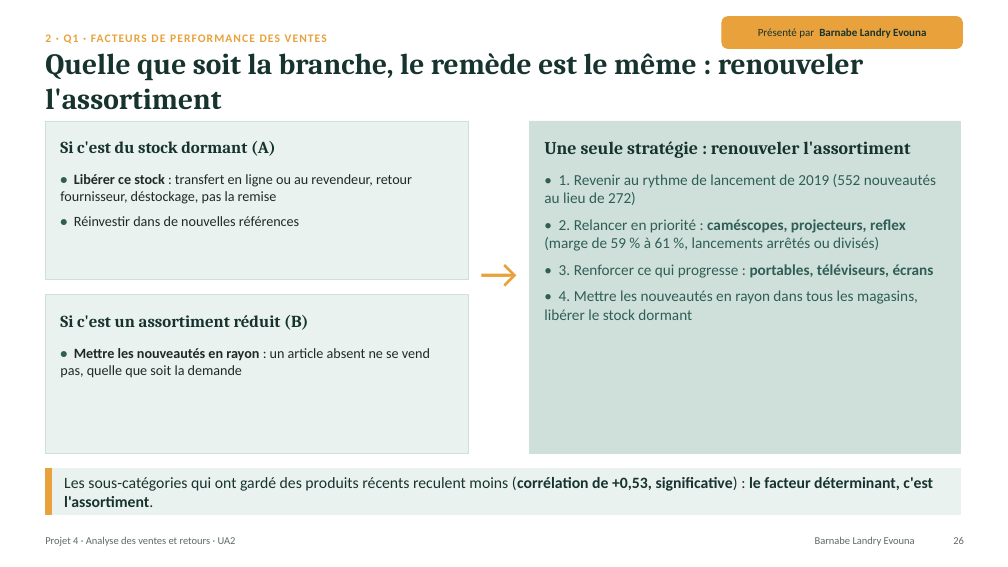
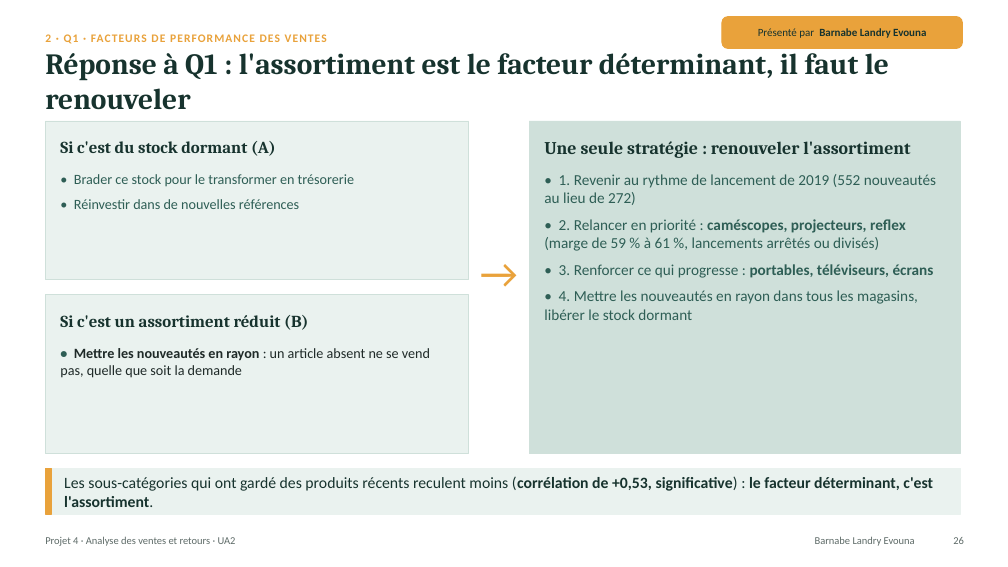
Before and after one commit to lezoul/projet4-contoso, a slide deck: slide 26 of reports/presentations/UA2_presentation_L3_L4.pptx. Drawn at 1008x567 pixels with LibreOffice and Linux fonts; fonts in the diff are those of the drawing. Boxes give left, top, right and bottom in pixels: in the first picture for what was removed or moved away, otherwise in the second. Text is boxed around its words. In the diff, an @@ line names an element or a change of style, - is before the commit and + after.

```diff
--- a/reports/presentations/UA2_presentation_L3_L4.pptx
+++ b/reports/presentations/UA2_presentation_L3_L4.pptx
@@ text at (45,46,889,110): text changed @@
-Quelle que soit la branche, le remède est le même : renouveler l'assortiment
+Réponse à Q1 : l'assortiment est le facteur déterminant, il faut le renouveler
@@ text at (74,174,354,186): text changed; text colour #1F2A28 to #2E5E55 @@
-• Libérer ce stock : transfert en ligne ou au revendeur, retour fournisseur, déstockage, pas la remise
+• Brader ce stock pour le transformer en trésorerie
@@ text at (74,199,299,209): text colour #1F2A28 to #2E5E55 in "Réinvestir dans de nouvelles références"; bold off in "•" @@
```
Also in this commit, not shown: 8 other slides changed.
